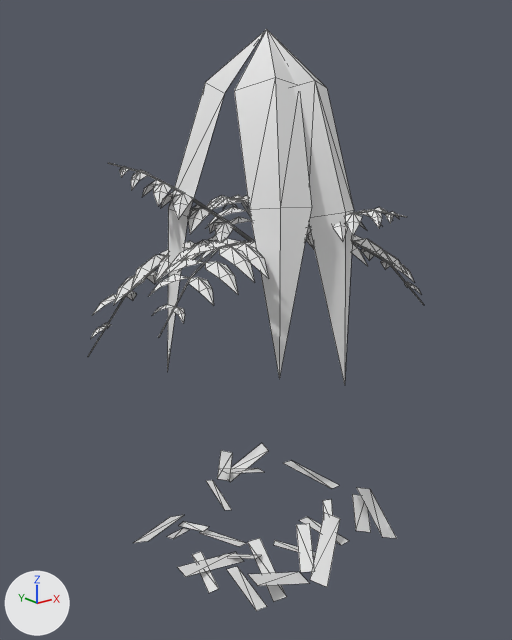
Before and after pictures for a commit that changed the OBJ model game/assets/models/plants/SM_Plant_TreeFernYoung_Leaf_LOD1.obj.
Rendered twice from a 50 mm lens placed at (-3.74, -4.54, 3.84), pointed at (0.02, 0.15, 1.96). Lighting does not change. The marker at lower left points along +X, +Y and +Z. The older version comes first. Mesh edges are drawn as thin lines. Where no turn or scale is listed for an object, it has been applied to the vertices. Vertices at exactly the same position are counted once.

Objects in the first picture: 'SM_Plant_TreeFernYoung_Leaf_LOD1'.
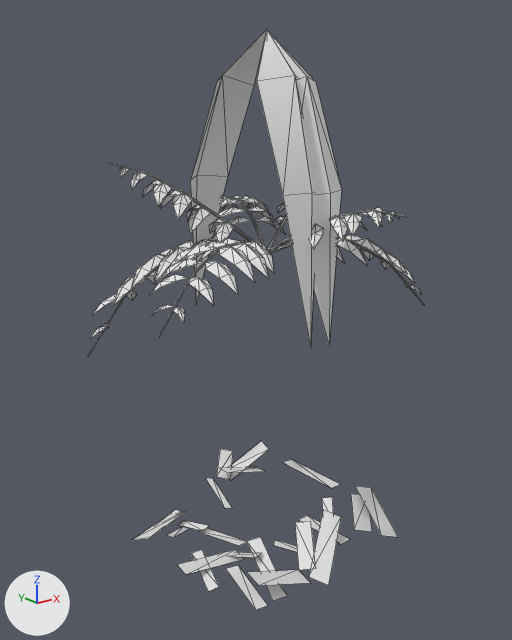
Edits to the bpy script that builds the scene:
```text
Change me_sm_plant_treefernyoung_leaf_lod1:
    used by ob_sm_plant_treefernyoung_leaf_lod1; location = (0.0, 0.0, 0.0)
    remove me_sm_plant_treefernyoung_leaf_lod1.from_pydata(...)  # 880 vertices, 992 faces; spans x -1.49..1.52, y -1.15..1.59, z -0.1..4.34
    add me_sm_plant_treefernyoung_leaf_lod1.from_pydata(...)  # 884 vertices, 994 faces; spans x -1.49..1.52, y -1.15..1.59, z -0.08..4.34
    me_sm_plant_treefernyoung_leaf_lod1 part 1
    15 vertices in x -1.12..0.8, y -0.43..1.02, z -0.07..0.16 move by (0.0, 0.0, 0.02)
    9 vertices in x -0.95..0.11, y -0.87..0.75, z -0.09..0.13 move by (0.0, 0.0, 0.01)
    6 vertices in x -0.82..0.77, y -0.9..0.63, z -0.02..0.13 move by (-0.01, 0.0, 0.01)
    6 vertices in x -0.65..0.92, y -0.84..1.28, z -0.04..0.16 move by (-0.01, 0.01, 0.02)
    5 vertices in x -0.71..0.87, y -0.9..0.22, z -0.09..0.14 move by (0.01, 0.0, 0.01)
    4 vertices in x -0.82..-0.06, y -0.49..0.77, z -0.03..0.11 move by (0.01, 0.0, 0.02)
    39 vertices move from x -1.21..1.07, y -0.97..1.2, z -0.1..0.21 to x -1.22..1.08, y -0.98..1.19, z -0.08..0.24
    4 vertices are added at (-0.91, 0.45, 0.02), (-0.58, 0.55, 0.05), (-0.6, 0.62, 0.06), (-0.93, 0.52, 0.03)
    2 new faces join them
    me_sm_plant_treefernyoung_leaf_lod1 part 2
    20 vertices are removed from x -0.7..0.34, y -0.83..0.62, z 1.53..3.96
    24 faces are deleted
    1 vertex moves from x -0.24, y -0.39, z 3.98 to x -0.28, y 0.59, z 3.21
    20 vertices are added at x -0.47..0.39, y -0.62..0.63, z 1.88..4.01
    24 new faces join them
```

Boxes (x1, y1, x2, y2) around the edits, measured in the pictures (512 x 640 px; the box of a moved part takes in the faces that stretch with it):
'SM_Plant_TreeFernYoung_Leaf_LOD1', reshaped
    before: (88, 29, 424, 611)
    after: (88, 29, 424, 610)
part 1 of me_sm_plant_treefernyoung_leaf_lod1, moved or reshaped
    before: (134, 443, 396, 611)
    after: (133, 441, 398, 610)
part 2 of me_sm_plant_treefernyoung_leaf_lod1, moved or reshaped
    before: (167, 29, 354, 385)
    after: (190, 29, 342, 348)
